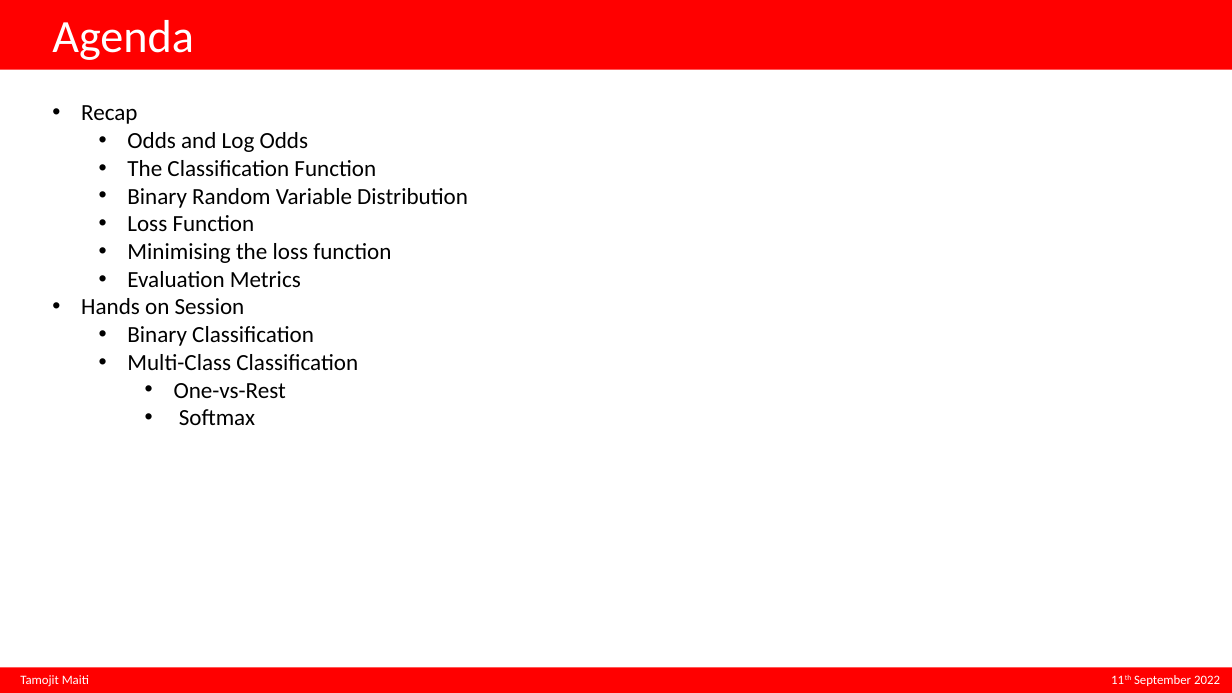
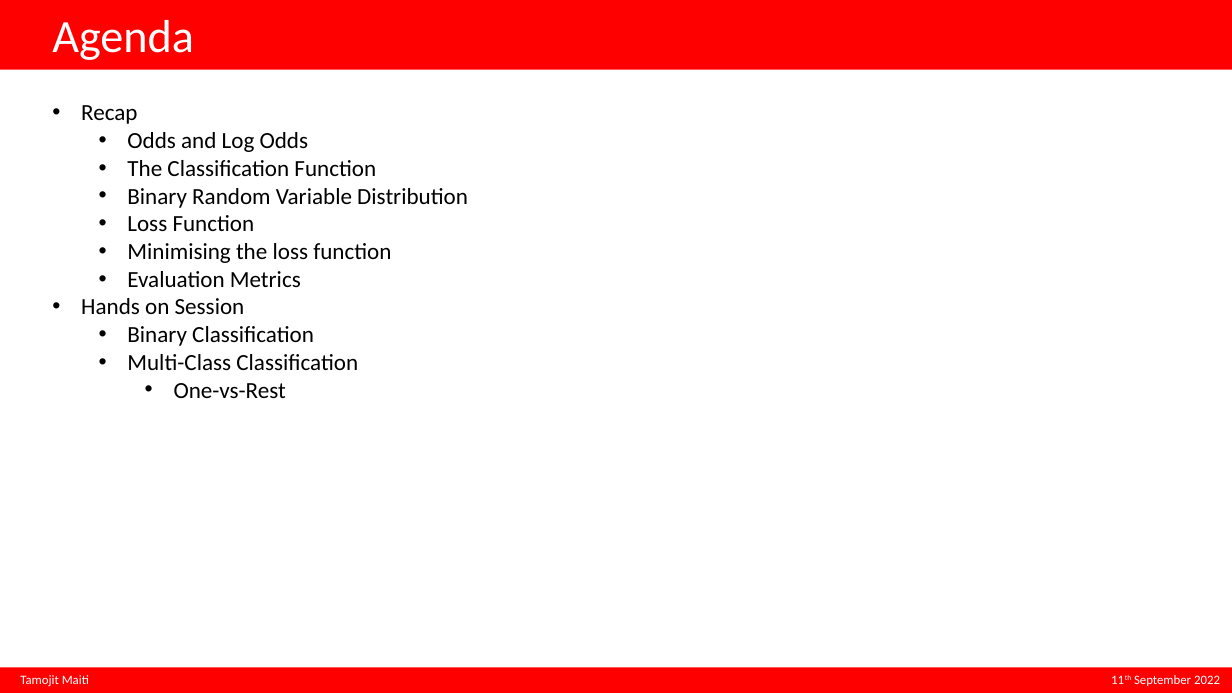
Before and after one commit to tamojit-maiti/teaching, a slide deck: slide 2 of logistic_regression/Logistic Regression.pptx. Drawn at 1232x693 pixels with LibreOffice and Linux fonts; fonts in the diff are those of the drawing. Boxes give left, top, right and bottom in pixels: in the first picture for what was removed or moved away, otherwise in the second. Text is boxed around its words. In the diff, an @@ line names an element or a change of style, - is before the commit and + after.

```diff
--- a/logistic_regression/Logistic Regression.pptx
+++ b/logistic_regression/Logistic Regression.pptx
@@ text at (179,409,255,425): paragraph removed @@
-    • Softmax
```
Also in this commit, not shown: 1 other slide changed.
